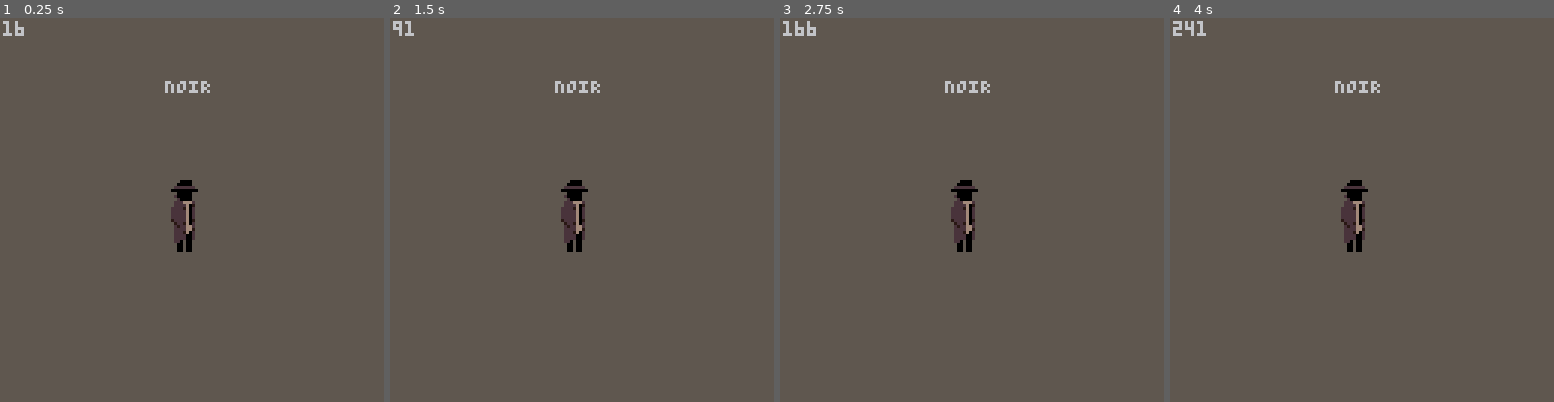
Above: before the commit, frames 1-4 (left to right).
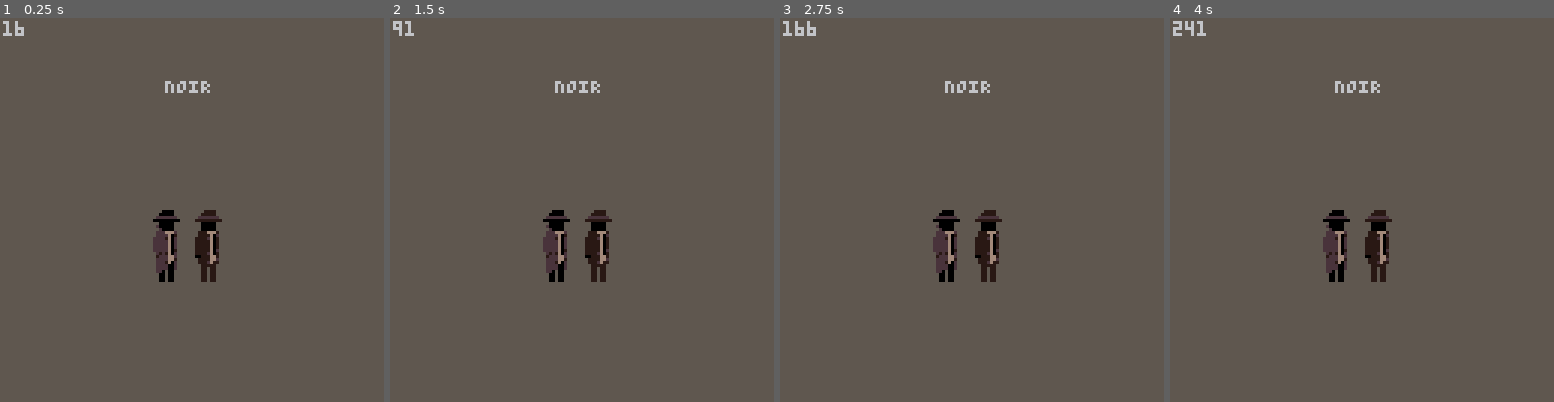
Above: after the commit, the same moments.

Repository: SneerfulArk/noir
Game: PICO-8 cartridge noir.p8
Same seed, same stepped clock (60 frames per second), same inputs: the game is played once before the commit and once after it.
Inputs:
- Up to frame 1 (0.25 s): no input
- Up to frame 2 (1.5 s): no input
- Up to frame 3 (2.75 s): no input
- Up to frame 4 (4 s): no input

The runs differ from the first frame. In frame 1, 2.7% of the frame differs, in the area x 39-58%, y 42-69%; in frame 2, 2.7%; in frame 3, 2.7%; in frame 4, 2.7%.

Commit message:
v0.2.0
Early architectural setup, and prototyping simple entity logic.

Diff:
--- a/noir.p8
+++ b/noir.p8
@@ -2,63 +2,105 @@
 version 43
 __lua__
 
---#region 1. MAIN
+-----#region 1. MAIN
 
 --palette
 pal_global={
     {2,  128}, --Bergundy  to  Dark-Brown
     {15, 134}, --Beige     to  Dark-Beige
-    {4,  133} --Brown     to  Choc-Brown
+    {4,  133}, --Brown     to  Choc-Brown
 }
 
 function _init()
-    t=0
+    init_clock()
+    init_player()
+    init_enemies()
 end
 
 
 function _update60()
-    t+=1
+    update_clock()
+    update_player()
+    update_enemies()
 end
 
 
 function _draw()
 	cls(5)
     apply_global_pal()
+
+    draw_player()
+    draw_enemies()
+
+    --debug
+    print(ticks, 1, 1, 6)
     cprint("NOIR", 63, 20, 6)
-
-    spr(0,54,54,2,3)
-
-    --debug
-    print(t, 1, 1, 6)
-end
-
-
---#region 2. CLOCK
-…(4 lines of a section not shown)…
---#region 3. PLAYER
-…(4 lines of a section not shown)…
---#region 4. ENTITIES
-…(4 lines of a section not shown)…
---#region 5. COMBAT
-…(4 lines of a section not shown)…
---#region 6. VFX
-…(4 lines of a section not shown)…
---#region 7. UTILITIES
+end
+
+
+-----#region 2. CLOCK
+
+function init_clock()
+    ticks=0
+end
+
+function update_clock()
+    ticks+=1
+end
+
+
+-----#region 3. PLAYER
+
+function init_player()
+    plr={
+        x=48,
+        y=64,
+        w=2,
+        h=3,
+        spr=0
+    }
+end
+
+function update_player()
+
+end
+
+function draw_player()
+    spr(plr.spr,plr.x,plr.y,plr.w,plr.h)
+end
+
+
+-----#region 4. ENEMIES
+
+function init_enemies()
+    en={
+        x=62,
+        y=64,
+        w=2,
+        h=3,
+        spr=2
+    }
+end
+
+function update_enemies()
+
+end
+
+function draw_enemies()
+    spr(en.spr,en.x,en.y,en.w,en.h)
+end
+
+-----#region 5. COMBAT
+…(4 lines of a section not shown)…
+-----#region 6. VFX
+…(4 lines of a section not shown)…
+-----#region 7. UTILITIES
 
 function cprint(txt,x,y,clr) --centered print
     print(txt,x-#txt*2,y,clr)
Not shown, changed: 24 lines of the sprite sheet (__gfx__) section of noir.p8
